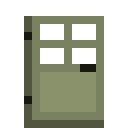
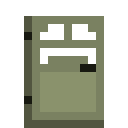
Layered file, before and after one edit (128×128). Changes by layer:
painted on "oak_door.png" over [40, 24, 96, 64]
